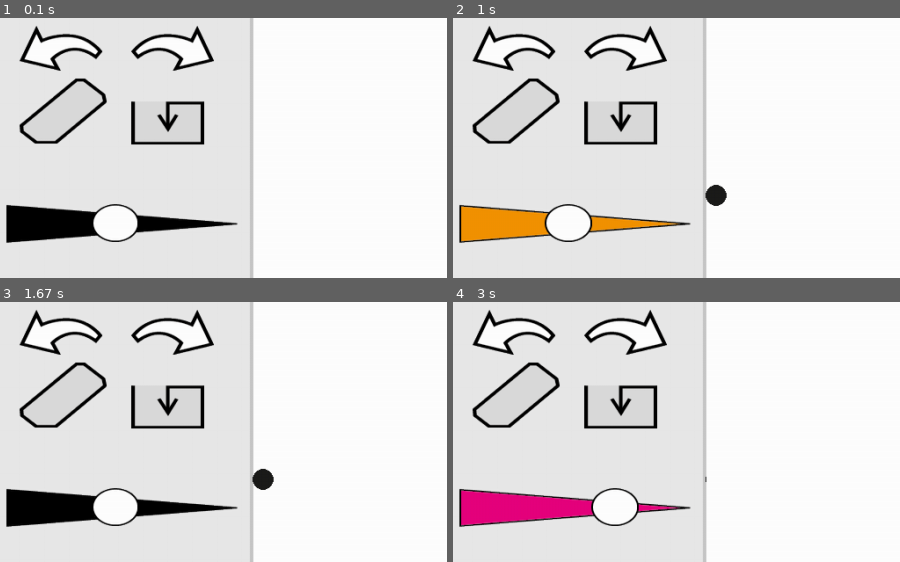
Above: before the commit, frames 1-4 (two rows, left to right).
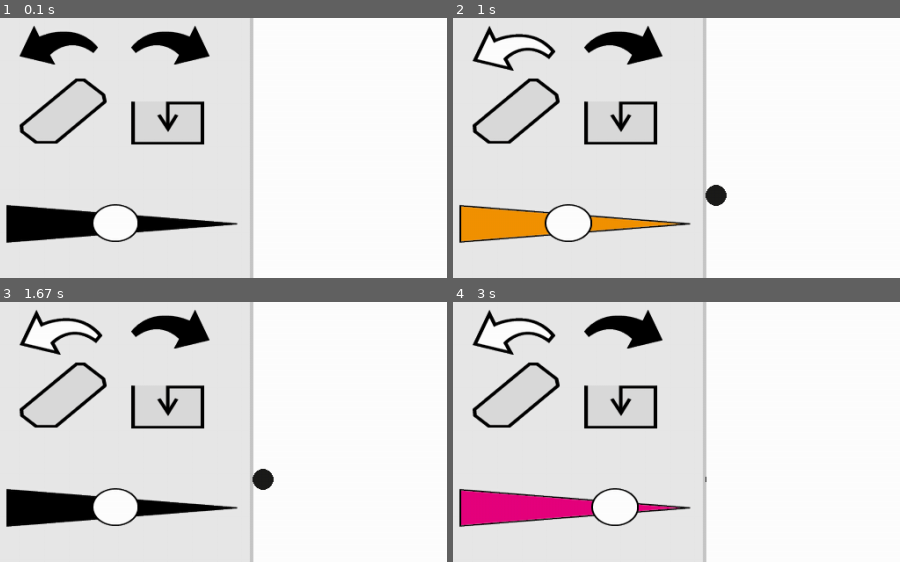
Above: after the commit, the same moments.

Repository: OutsideTheBoxProject/D
Game: pygame game, started from PiDev/drawing.py
Two runs of this game, one before a commit and one after it. Both use one fixed random seed, a clock stepped at 60 frames per second and the inputs below. The source is Python 2; it was converted automatically to run under Python 3.
Inputs (mouse positions are % of the whole screen's width and height, from its top left):
- Up to frame 1 (0.1 s): no input
- Up to frame 2 (1 s): press the mouse at (50, 57) at 0.37 s; move the mouse to (38, 54) at 0.47 s; release the mouse at (25, 51) at 0.6 s; press the mouse at (17, 71) at 0.7 s; move the mouse to (24, 42) at 0.8 s; release the mouse at (30, 14) at 0.93 s
- Up to frame 3 (1.67 s): press the mouse at (3, 91) at 1.1 s; move the mouse to (46, 89) at 1.2 s; move the mouse to (88, 88) at 1.3 s; release the mouse at (88, 88) at 1.33 s; press the mouse at (13, 56) at 1.5 s; move the mouse to (14, 48) at 1.6 s
- Up to frame 4 (3 s): release the mouse at (15, 40) at 1.73 s; press the mouse at (24, 71) at 2.13 s; move the mouse to (18, 59) at 2.23 s; release the mouse at (12, 47) at 2.37 s; press the mouse at (7, 10) at 2.93 s
The pictures show only the part of the screen within x 0-50%, y 17-67%; the shares and areas given below are measured in that part.

The runs differ from the first frame. In frame 1, 3.0% of the frame differs, in the area x 4-48%, y 3-21%; in frame 2, 1.5%; in frame 3, 1.5%; in frame 4, 1.5%.

Commit message:
reflected the visibility of undo and redo actions

Diff:
--- a/PiDev/menuHandler.py
+++ b/PiDev/menuHandler.py
@@ -70,9 +70,9 @@
 	buttons.append(new)
 	group = button(con.GROUPCOORDS, con.GROUP)
 	buttons.append(group)
-	undo = button(con.UNDOCOORDS, con.OFFUNDO)
+	undo = button(con.UNDOCOORDS, con.ONUNDO)
 	buttons.append(undo)
-	redo = button(con.REDOCOORDS, con.OFFREDO)
+	redo = button(con.REDOCOORDS, con.ONREDO)
 	buttons.append(redo)
 	eraser = button(con.ERASERCOORDS, con.ERASER)
 	buttons.append(eraser)
@@ -243,6 +243,20 @@
 	#pygame.display.flip()
 	#return 100 - int((x-8)/2.2)
 
+# to show whether undo and redo are an option
+def update_undo_redo():
+	pygame.draw.rect(screen, con.MENUGRAY, undo.rect)
+	pygame.draw.rect(screen, con.MENUGRAY, redo.rect)
+	if len(os.listdir(con.UNDO)) > 0:
+		undo.rect = draw_button(con.OFFUNDO, undo.coords)
+	else:
+		undo.rect = draw_button(con.ONUNDO, undo.coords)
+	if len(os.listdir(con.REDO)) > 0:
+		redo.rect = draw_button(con.OFFREDO, redo.coords)
+	else:
+		redo.rect = draw_button(con.ONREDO, redo.coords)
+	pygame.display.flip()
+
 # get the correctly formatted timestamp for the local time
 def get_cur_timestamp():
 	return time.strftime("%Y-%m-%d_%H:%M:%S")
@@ -294,6 +308,7 @@
 def put_action_into_stack():
 	delete_files_in_folder(con.REDO)
 	pygame.image.save(get_saving_area(), get_undo_counter())
+	update_undo_redo()
 
 # actually undoing something
 def undo_action():
@@ -309,17 +324,17 @@
 	elif len(undos) == 1:
 		os.rename(con.UNDO + undos[-1], con.REDO + undos[-1])
 		new_image(False)
-	print os.listdir(con.REDO)
+	update_undo_redo()
 
 # for redos
 def redo_action():
 	global screen
 	redos = os.listdir(con.REDO)
 	redos = sorted(redos)
-	print redos
 	if len(redos) > 0:
 		img = pygame.image.load(con.REDO + redos[0])
 		x = con.MENURIGHT + 0.7 * con.MENUBORDER
 		screen.blit(img, (x,0))
 		pygame.display.flip()
 		os.rename(con.REDO + redos[0], con.UNDO + redos[0])
+	update_undo_redo()
Not shown, changed: PiDev/menuHandler.pyc
